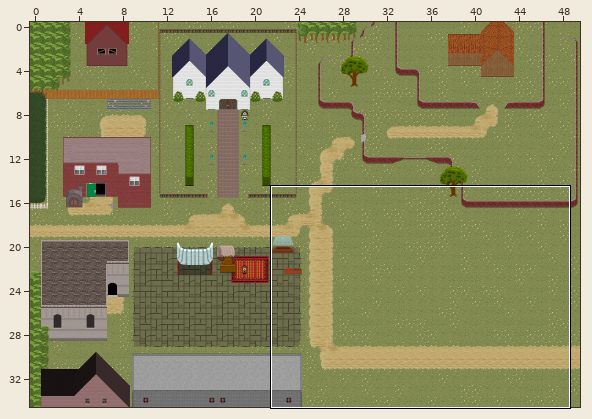
A Tiled map gets an edit: Maps/HollowSprings.tmx. The picture above shows the old version from afar; the outline marks the close-up.
Close-up. Before the edit:
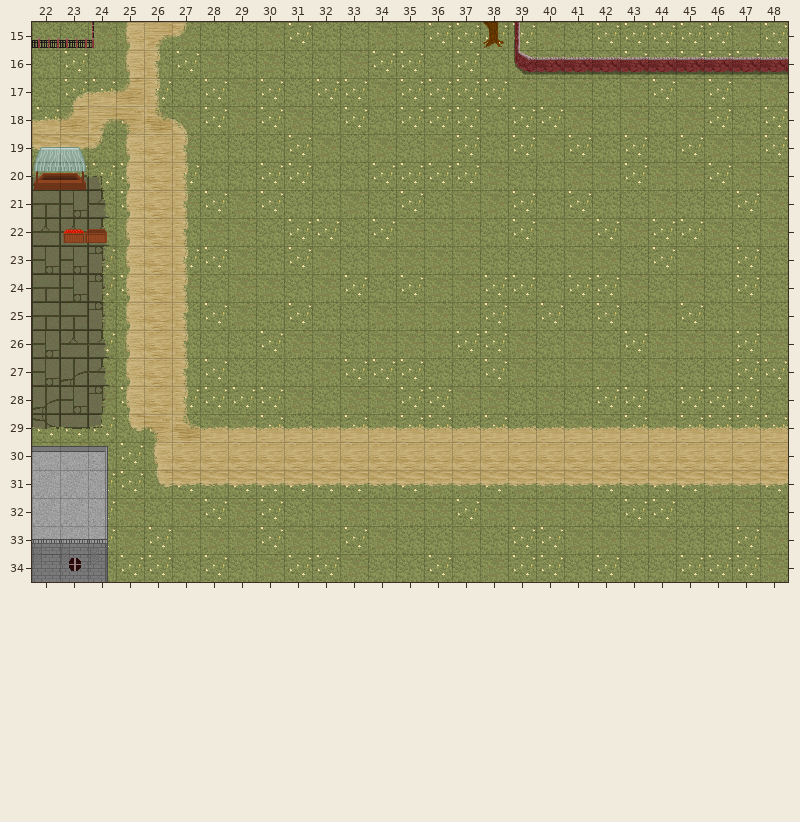
Cells are 32x32 px. Shown: x 22..48, y 15..34. The commit also changed other parts of the map, which this record leaves out.
New version:
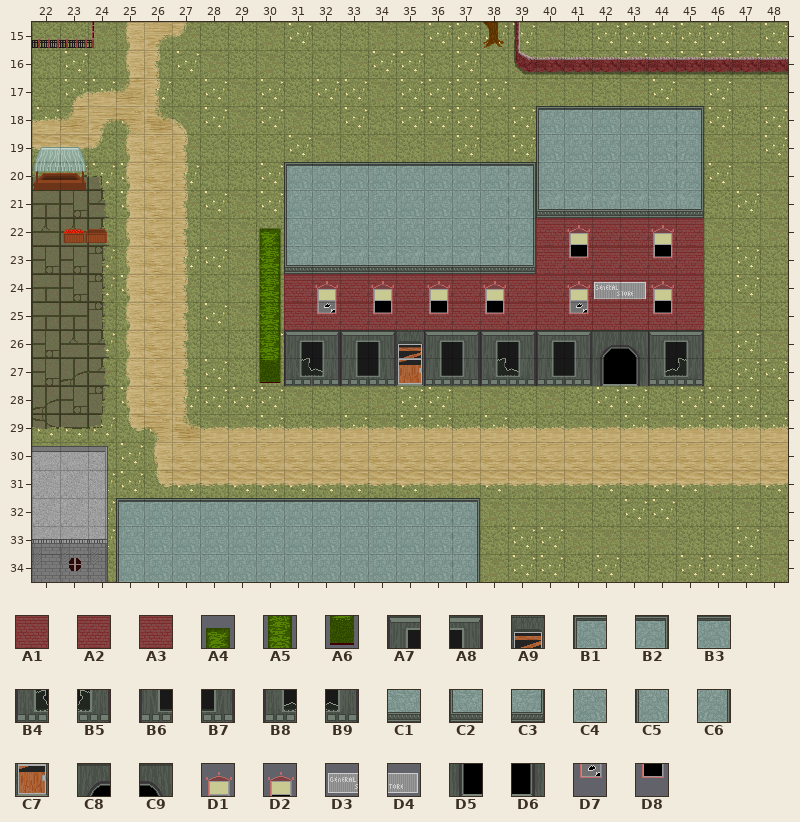
Key: from "hollowsprings": A1 125, A2 125 flipped left-right, A3 126, A4 158, A5 173, A6 188, A7 275, A8 275 flipped left-right, A9 282, B1 283, B2 283 flipped left-right, B3 284, B4 290, B5 290 flipped left-right, B6 291, B7 291 flipped left-right, B8 292, B9 292 flipped left-right, C1 293, C2 294, C3 294 flipped left-right, C4 295, C5 296, C6 296 flipped left-right, C7 297, C8 303, C9 303 flipped left-right, D1 304, D2 305, D3 306, D4 307, D5 318, D6 318 flipped left-right, D7 319, D8 320.
__ is an empty cell.
From old to new:
Layer "Wall Layer":
The edit adds tile A1 in rows 22 to 23 at x 40; in row 24 at x 31 and 40; in row 25 at x 31 and 40 to 44.
The edit adds tile A2 in rows 22 to 23 at x 45; in rows 24 to 25 at x 39 and 45.
The edit adds tile A3 in rows 22 to 23 at x 41 to 44; in row 24 at x 32 to 38 and 41 to 44; in row 25 at x 32 to 38.
The edit adds tile A4 in row 22 at x 30.
The edit adds tile A5 in rows 23 to 26 at x 30.
The edit adds tile A6 in row 27 at x 30.
The edit adds tile A7 in row 26 at x 36, 38, 40 and 44.
The edit adds tile A8 in row 26 at x 37, 39, 41 and 45.
The edit adds tile B4 in row 27 at x 38.
The edit adds tile B5 in row 27 at x 45.
The edit adds tile B6 in row 27 at x 36 and 40.
The edit adds tile B7 in row 27 at x 37 and 41.
The edit adds tile B8 in row 27 at x 44.
The edit adds tile B9 in row 27 at x 39.
The edit adds tile C1 in row 21 at x 41 to 44; in row 23 at x 35 to 38.
The edit adds tile C2 in row 21 at x 40.
The edit adds tile C3 in row 21 at x 45; in row 23 at x 39.
The edit adds tile C4 in rows 19 to 20 at x 41 to 44; in rows 21 to 22 at x 32 to 38.
The edit adds tile C5 in rows 19 to 20 at x 40; in rows 21 to 22 at x 31.
The edit adds tile C6 in rows 19 to 20 at x 45; in rows 21 to 22 at x 39.
Layer "Wall Dec":
The edit adds tile A7 in row 26 at x 31 and 33.
The edit adds tile A8 in row 26 at x 32 and 34.
The edit adds tile A9 in row 26 at x 35.
The edit adds tile B1 in row 18 at x 40; in row 20 at x 31; in row 32 at x 25.
The edit adds tile B2 in row 18 at x 45; in row 20 at x 39; in row 32 at x 37.
The edit adds tile B3 in row 18 at x 41 to 44; in row 20 at x 32 to 38; in row 32 at x 26 to 36.
The edit adds tile B4 in row 27 at x 31.
The edit adds tile B6 in row 27 at x 33.
The edit adds tile B7 in row 27 at x 34.
The edit adds tile B9 in row 27 at x 32.
The edit adds tile C1 in row 23 at x 32 to 34.
The edit adds tile C2 in row 23 at x 31.
The edit adds tile C4 in rows 33 to 34 at x 26 to 36.
The edit adds tile C5 in rows 33 to 34 at x 25.
The edit adds tile C6 in rows 33 to 34 at x 37.
The edit adds tile C7 in row 27 at x 35.
The edit adds tile C8 in row 26 at x 42.
The edit adds tile C9 in row 26 at x 43.
The edit adds tile D1 in row 24 at x 32 and 41.
The edit adds tile D2 in row 22 at x 41 and 44; in row 24 at x 34, 36, 38 and 44.
The edit adds tile D3 in row 24 at x 42.
The edit adds tile D4 in row 24 at x 43.
The edit adds tile D5 in row 27 at x 42.
The edit adds tile D6 in row 27 at x 43.
The edit adds tile D7 in row 25 at x 32 and 41.
The edit adds tile D8 in row 23 at x 41 and 44; in row 25 at x 34, 36, 38 and 44.
Boxes around the changes in both close-ups, in picture pixels (x1, y1, x2, y2):
added: (259, 106, 704, 386)
added: (116, 498, 480, 582)
